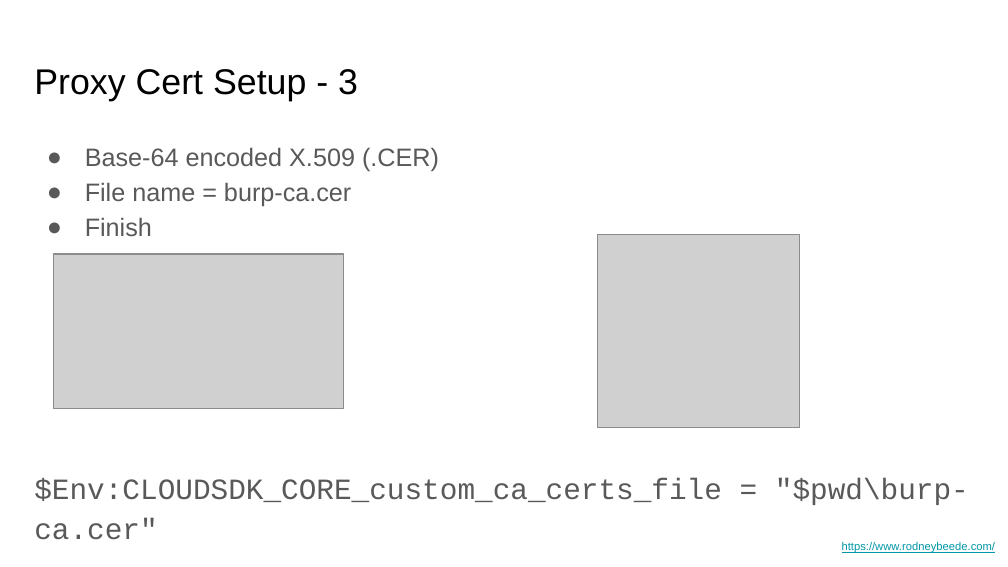
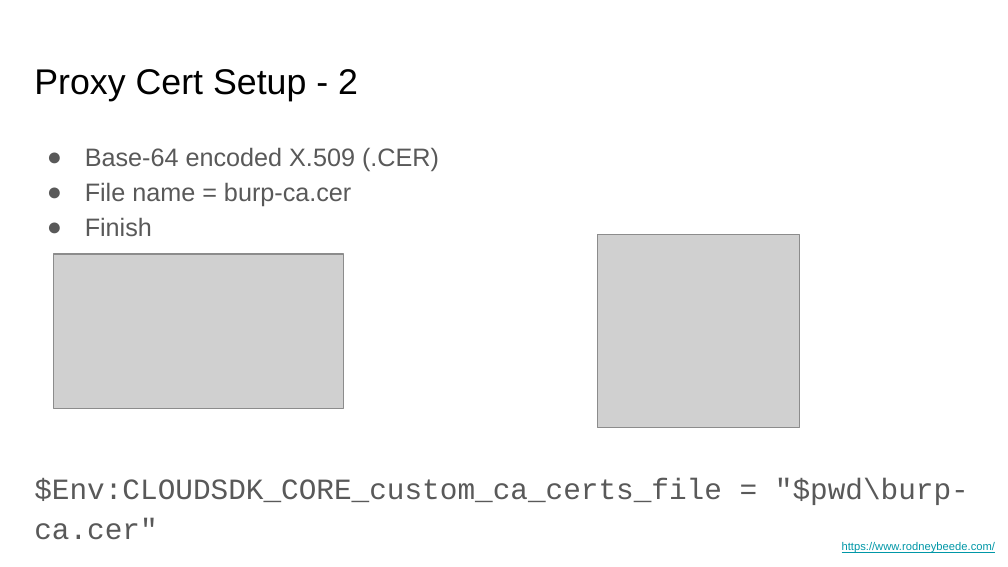
Before and after one commit to rbeede/BSidesSATX2023, a slide deck: slide 48 of Pen-testing Cloud REST APIs - BSidesSATX2023.pptx. Drawn at 1008x567 pixels with LibreOffice and Linux fonts; fonts in the diff are those of the drawing; grey boxes stand for pictures. Boxes give left, top, right and bottom in pixels: in the first picture for what was removed or moved away, otherwise in the second. Text is boxed around its words. In the diff, an @@ line names an element or a change of style, - is before the commit and + after.

```diff
--- a/Pen-testing Cloud REST APIs - BSidesSATX2023.pptx
+++ b/Pen-testing Cloud REST APIs - BSidesSATX2023.pptx
@@ title at (34,69,358,102): text changed @@
-Proxy Cert Setup - 3
+Proxy Cert Setup - 2
```
Also in this commit, not shown: 5 other slides changed, 2 other files.
